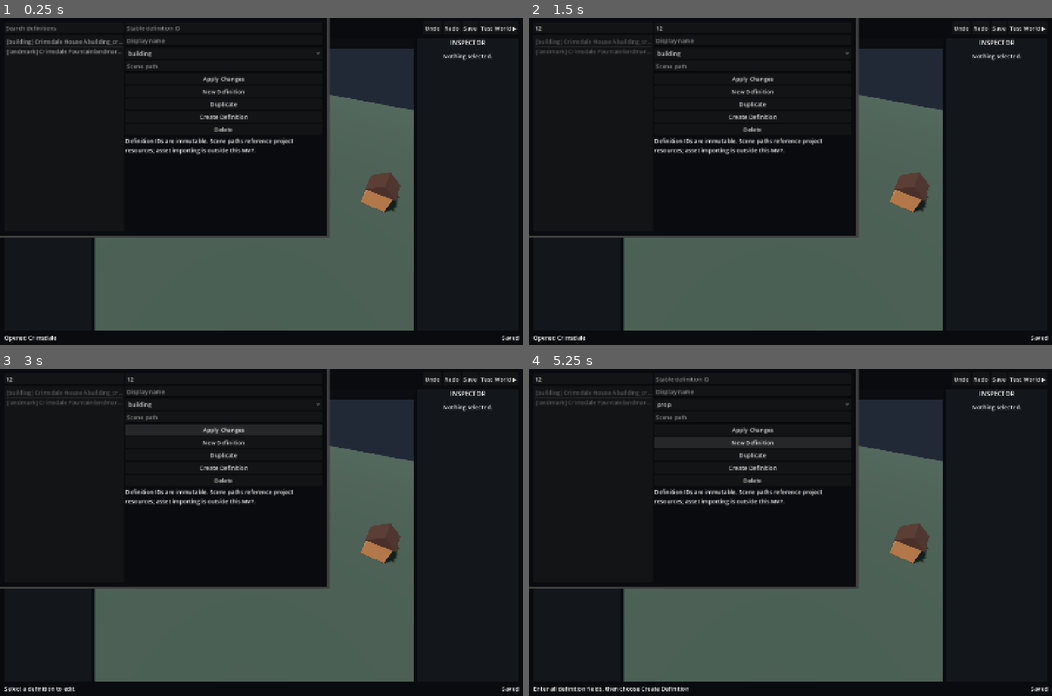
Above: before the commit, frames 1-4 (two rows, left to right).
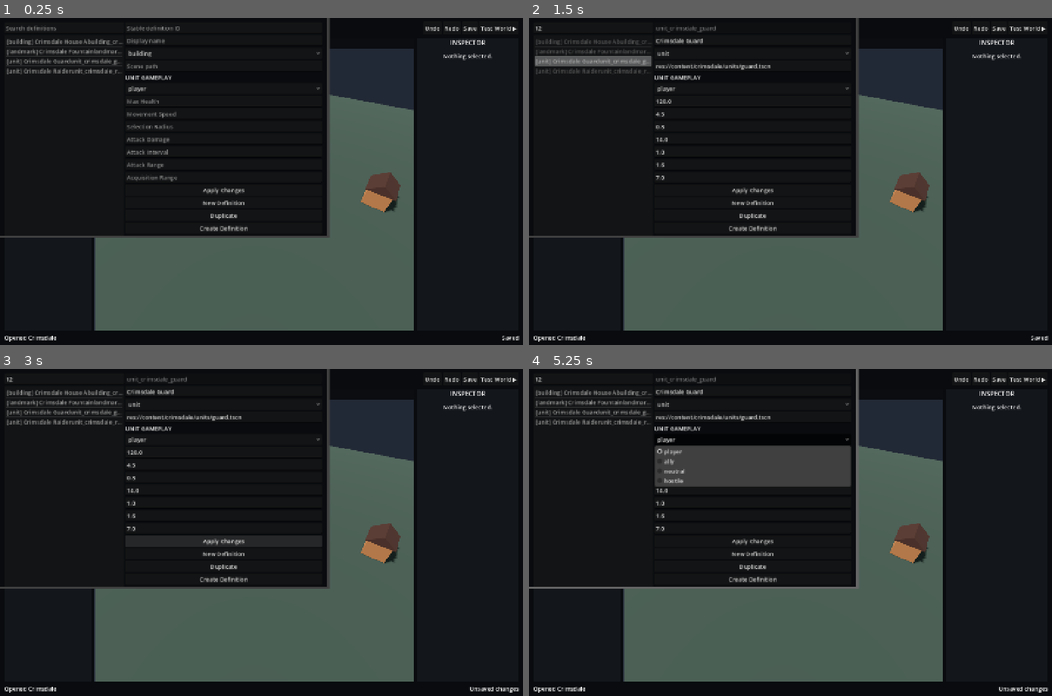
Above: after the commit, the same moments.

Repository: KrillOil/Frontier-World-Editor
Game: Godot game, scene res://src/app/editor_shell.tscn
The game is run twice, just before and just after one commit, with the same random seed, the same clock (stepped at 60 frames per second) and the same inputs.
Inputs (mouse positions are in pixels of both pictures, inside the frame that each line leads up to):
- Up to frame 1 (0.25 s): no input
- Up to frame 2 (1.5 s): click (576, 57) at 0.52 s; type "12" at 0.6 s; click (591, 27) at 0.75 s; type "12" at 0.83 s; click (753, 27) at 0.98 s; type "12" at 1.07 s; click (576, 138) at 1.25 s, where only the run after the commit has a clickable "Crimsdale Guard"
- Up to frame 3 (3 s): click (47, 499) at 2 s, where only the run after the commit has a clickable "Crimsdale Raider"; click "Apply Changes" at 2.75 s
- Up to frame 4 (5.25 s): click (753, 404) at 3.5 s, where only the run after the commit has a clickable "unit"; click "Duplicate" at 4.25 s; click (753, 440) at 5 s, where only the run after the commit has a clickable "player"

The runs differ from the first frame. In frame 1, 2.4% of the frame differs, in the area x 1-62%, y 11-66%; in frame 2, 2.9%; in frame 3, 5.0%; in frame 4, 9.0%, in the area x 0-100%, y 0-99%.

Commit message:
Author playable unit definitions

Diff:
--- /dev/null
+++ b/content/crimsdale/units/guard.tscn
@@ -0,0 +1,15 @@
+[gd_scene load_steps=3 format=3]
+
+[sub_resource type="StandardMaterial3D" id="Material"]
+albedo_color = Color(0.16, 0.42, 0.82, 1)
+
+[sub_resource type="CapsuleMesh" id="Mesh"]
+radius = 0.45
+height = 1.8
+
+[node name="Guard" type="Node3D"]
+
+[node name="Body" type="MeshInstance3D" parent="."]
+position = Vector3(0, 0.9, 0)
+mesh = SubResource("Mesh")
+material_override = SubResource("Material")
--- /dev/null
+++ b/content/crimsdale/units/raider.tscn
@@ -0,0 +1,15 @@
+[gd_scene load_steps=3 format=3]
+
+[sub_resource type="StandardMaterial3D" id="Material"]
+albedo_color = Color(0.72, 0.16, 0.13, 1)
+
+[sub_resource type="CapsuleMesh" id="Mesh"]
+radius = 0.48
+height = 1.9
+
+[node name="Raider" type="Node3D"]
+
+[node name="Body" type="MeshInstance3D" parent="."]
+position = Vector3(0, 0.95, 0)
+mesh = SubResource("Mesh")
+material_override = SubResource("Material")
--- a/schemas/definitions.schema.json
+++ b/schemas/definitions.schema.json
@@ -17,8 +17,18 @@
           "definition_id": { "$ref": "#/$defs/id" },
           "display_name": { "type": "string", "minLength": 1 },
           "category": { "enum": ["building", "prop", "landmark", "unit"] },
-          "scene_path": { "type": "string", "minLength": 1 }
-        }
+          "scene_path": { "type": "string", "minLength": 1 },
+          "owner": { "enum": ["player", "ally", "neutral", "hostile"] },
+          "max_health": { "type": "number", "exclusiveMinimum": 0 },
+          "movement_speed": { "type": "number", "exclusiveMinimum": 0 },
+          "selection_radius": { "type": "number", "exclusiveMinimum": 0 },
+          "attack_damage": { "type": "number", "minimum": 0 },
+          "attack_interval": { "type": "number", "exclusiveMinimum": 0 },
+          "attack_range": { "type": "number", "exclusiveMinimum": 0 },
+          "acquisition_range": { "type": "number", "exclusiveMinimum": 0 }
+        },
+        "if": { "properties": { "category": { "const": "unit" } }, "required": ["category"] },
+        "then": { "required": ["owner", "max_health", "movement_speed", "selection_radius", "attack_damage", "attack_interval", "attack_range", "acquisition_range"] }
       }
     }
   },
--- a/src/app/editor_shell.gd
+++ b/src/app/editor_shell.gd
@@ -26,6 +26,8 @@
 var definition_name: LineEdit
 var definition_category: OptionButton
 var definition_scene: LineEdit
+var definition_owner: OptionButton
+var unit_fields: Dictionary = {}
 var mouse_position := Vector2.ZERO
 var creating_definition := false
 var moving_instance := false
@@ -479,6 +481,16 @@
 		definition_category.add_item(category)
 	form.add_child(definition_category)
 	definition_scene = _add_field(form, "Scene path")
+	var unit_heading := Label.new()
+	unit_heading.text = "UNIT GAMEPLAY"
+	form.add_child(unit_heading)
+	definition_owner = OptionButton.new()
+	for owner in WorldPackageScript.OWNERS:
+		definition_owner.add_item(owner)
+	form.add_child(definition_owner)
+	for field in WorldPackageScript.UNIT_FIELDS:
+		if field != "owner":
+			unit_fields[field] = _add_field(form, field.replace("_", " ").capitalize())
 	_add_button(form, "Apply Changes", apply_definition_changes)
 	_add_button(form, "New Definition", prepare_new_definition)
 	_add_button(form, "Duplicate", prepare_duplicate_definition)
@@ -540,6 +552,7 @@
 	definition_name.text = definition.display_name
 	definition_category.select(WorldPackageScript.CATEGORIES.find(definition.category))
 	definition_scene.text = definition.scene_path
+	_load_unit_fields(definition)
 
 
 func apply_definition_changes() -> void:
@@ -548,7 +561,10 @@
 		status("Select a definition to edit")
 		return
 	var definition: Dictionary = package.find_definition(definition_list.get_item_metadata(selected[0]))
-	package.update_definition(definition.definition_id, {"display_name": definition_name.text, "category": definition_category.get_item_text(definition_category.selected), "scene_path": definition_scene.text})
+	var changes := {"display_name": definition_name.text, "category": definition_category.get_item_text(definition_category.selected), "scene_path": definition_scene.text}
+	if changes.category == "unit":
+		changes.merge(_unit_form_data())
+	package.update_definition(definition.definition_id, changes)
 	refresh_all()
 
 
@@ -563,6 +579,7 @@
 	definition_name.text = source.display_name + " Copy"
 	definition_category.select(WorldPackageScript.CATEGORIES.find(source.category))
 	definition_scene.text = source.scene_path
+	_load_unit_fields(source)
 	status("Review the duplicate ID, then choose Create Definition")
 
 
@@ -574,6 +591,7 @@
 	definition_name.text = ""
 	definition_category.select(1)
 	definition_scene.text = ""
+	_load_unit_fields({})
 	status("Enter all definition fields, then choose Create Definition")
 
 
@@ -581,12 +599,15 @@
 	if not creating_definition:
 		status("Choose New Definition or Duplicate first")
 		return
-	var created := package.create_definition({
+	var definition := {
 		"definition_id": definition_id_field.text,
 		"display_name": definition_name.text,
 		"category": definition_category.get_item_text(definition_category.selected),
 		"scene_path": definition_scene.text,
-	})
+	}
+	if definition.category == "unit":
+		definition.merge(_unit_form_data())
+	var created := package.create_definition(definition)
 	if not created:
 		show_errors()
 		return
@@ -594,6 +615,20 @@
 	definition_id_field.editable = false
 	refresh_all()
 	status("Created definition '%s'" % definition_id_field.text)
+
+
+func _load_unit_fields(definition: Dictionary) -> void:
+	definition_owner.select(maxi(0, WorldPackageScript.OWNERS.find(definition.get("owner", "player"))))
+	var defaults := {"max_health": 100.0, "movement_speed": 4.0, "selection_radius": 0.8, "attack_damage": 10.0, "attack_interval": 1.0, "attack_range": 1.5, "acquisition_range": 7.0}
+	for field in unit_fields:
+		unit_fields[field].text = str(definition.get(field, defaults[field]))
+
+
+func _unit_form_data() -> Dictionary:
+	var data := {"owner": definition_owner.get_item_text(definition_owner.selected)}
+	for field in unit_fields:
+		data[field] = float(unit_fields[field].text)
+	return data
 
 
 func delete_definition() -> void:
--- a/src/domain/world_package.gd
+++ b/src/domain/world_package.gd
@@ -4,6 +4,8 @@
 const FORMAT_VERSION := 1
 const CATEGORIES := ["building", "prop", "landmark", "unit"]
 const ID_PATTERN := "^[a-z][a-z0-9_]*$"
+const UNIT_FIELDS := ["owner", "max_health", "movement_speed", "selection_radius", "attack_damage", "attack_interval", "attack_range", "acquisition_range"]
+const OWNERS := ["player", "ally", "neutral", "hostile"]
 
 var package_path := ""
 var definitions: Array[Dictionary] = []
@@ -85,7 +87,10 @@
 		if not definition is Dictionary:
 			failures.append("%s must be an object" % context)
 			continue
-		_validate_keys(definition, ["definition_id", "display_name", "category", "scene_path"], context, failures)
+		var allowed_fields := ["definition_id", "display_name", "category", "scene_path"]
+		if definition.get("category") == "unit":
+			allowed_fields.append_array(UNIT_FIELDS)
+		_validate_keys(definition, allowed_fields, context, failures)
 		var definition_id: String = definition.get("definition_id", "")
 		if not _valid_id(definition_id):
 			failures.append("%s.definition_id is invalid" % context)
@@ -99,6 +104,8 @@
 			failures.append("%s.category is unsupported" % context)
 		if not definition.get("scene_path") is String or definition.get("scene_path", "").is_empty():
 			failures.append("%s.scene_path is required" % context)
+		if definition.get("category") == "unit":
+			_validate_unit_definition(definition, context, failures)
 
 	var instance_ids := {}
 	for index in world_document.objects.size():
@@ -168,10 +175,32 @@
 		errors = ["Unknown definition '%s'" % definition_id]
 		return false
 	_snapshot()
-	for key in ["display_name", "category", "scene_path"]:
+	for key in ["display_name", "category", "scene_path"] + UNIT_FIELDS:
 		if changes.has(key):
 			definition[key] = changes[key]
-	return _accept_change()
+	for key in UNIT_FIELDS:
+		if definition.get("category") != "unit":
+			definition.erase(key)
+	return _accept_change()
+
+
+func _validate_unit_definition(definition: Dictionary, context: String, failures: Array[String]) -> void:
+	for field in UNIT_FIELDS:
+		if not definition.has(field):
+			failures.append("%s: missing required unit field '%s'" % [context, field])
+	if definition.get("owner") not in OWNERS:
+		failures.append("%s.owner must be player, ally, neutral, or hostile" % context)
+	for field in ["max_health", "movement_speed", "selection_radius", "attack_interval", "attack_range", "acquisition_range"]:
+		var value: Variant = definition.get(field)
+		if (not value is int and not value is float) or float(value) <= 0.0:
+			failures.append("%s.%s must be greater than zero" % [context, field])
+	var damage: Variant = definition.get("attack_damage")
+	if (not damage is int and not damage is float) or float(damage) < 0.0:
+		failures.append("%s.attack_damage must be zero or greater" % context)
+	if definition.get("attack_range") is int or definition.get("attack_range") is float:
+		if definition.get("acquisition_range") is int or definition.get("acquisition_range") is float:
+			if float(definition.acquisition_range) < float(definition.attack_range):
+				failures.append("%s.acquisition_range must be at least attack_range" % context)
 
 
 func delete_definition(definition_id: String) -> bool:
--- a/tests/test_editor_integration.gd
+++ b/tests/test_editor_integration.gd
@@ -17,7 +17,11 @@
 	_check(editor.package.world.get("world_id") == "crimsdale", "Editor opens Crimsdale")
 	_check(editor.world_root.get_node_or_null("crimsdale_fountain_001") != null, "Fountain preview is created")
 	_check(editor.world_root.get_node_or_null("crimsdale_house_001") != null, "House preview is created")
-	_check(editor.definition_list.item_count == 2, "Object Editor lists fixture definitions")
+	_check(editor.definition_list.item_count == 4, "Object Editor lists world and unit definitions")
+	var guard: Dictionary = editor.package.find_definition("unit_crimsdale_guard")
+	_check(guard.owner == "player" and guard.max_health == 120.0, "Crimsdale guard exposes authored gameplay fields")
+	editor.load_definition_form(2 if editor.definition_list.get_item_metadata(2) == "unit_crimsdale_guard" else 3)
+	_check(editor.unit_fields.max_health.text == "120.0", "Object Editor loads unit gameplay values")
 
 	editor.prepare_new_definition()
 	editor.definition_id_field.text = "prop_test_marker"
--- a/tests/test_world_package.gd
+++ b/tests/test_world_package.gd
@@ -14,6 +14,13 @@
 	_check(package.load_from_directory(temporary_package), "Crimsdale fixture loads")
 	_check(package.validate().is_empty(), "Crimsdale fixture validates")
 	_check(package.resource_errors().is_empty(), "Crimsdale preview resources resolve")
+	var guard: Dictionary = package.find_definition("unit_crimsdale_guard")
+	_check(guard.owner == "player" and guard.attack_damage == 14.0, "Unit gameplay definition loads")
+	var invalid_guard := guard.duplicate(true)
+	invalid_guard.max_health = 0.0
+	var invalid_definitions: Array[Dictionary] = package.definitions.duplicate(true)
+	invalid_definitions[invalid_definitions.find(guard)] = invalid_guard
+	_check(package.validate_data({"format_version": 1, "definitions": invalid_definitions}, package.world).any(func(message): return "max_health" in message), "Invalid unit health is rejected")
 
 	var duplicate_definitions := {"format_version": 1, "definitions": package.definitions.duplicate(true)}
 	duplicate_definitions.definitions.append(package.definitions[0].duplicate(true))
--- a/worlds/crimsdale/definitions.json
+++ b/worlds/crimsdale/definitions.json
@@ -12,6 +12,34 @@
       "display_name": "Crimsdale Fountain",
       "category": "landmark",
       "scene_path": "res://content/crimsdale/landmarks/fountain.tscn"
+    },
+    {
+      "definition_id": "unit_crimsdale_guard",
+      "display_name": "Crimsdale Guard",
+      "category": "unit",
+      "scene_path": "res://content/crimsdale/units/guard.tscn",
+      "owner": "player",
+      "max_health": 120.0,
+      "movement_speed": 4.5,
+      "selection_radius": 0.8,
+      "attack_damage": 14.0,
+      "attack_interval": 1.0,
+      "attack_range": 1.6,
+      "acquisition_range": 7.0
+    },
+    {
+      "definition_id": "unit_crimsdale_raider",
+      "display_name": "Crimsdale Raider",
+      "category": "unit",
+      "scene_path": "res://content/crimsdale/units/raider.tscn",
+      "owner": "hostile",
+      "max_health": 85.0,
+      "movement_speed": 3.8,
+      "selection_radius": 0.8,
+      "attack_damage": 9.0,
+      "attack_interval": 1.2,
+      "attack_range": 1.5,
+      "acquisition_range": 8.0
     }
   ]
 }
--- a/worlds/crimsdale/world.json
+++ b/worlds/crimsdale/world.json
@@ -14,6 +14,24 @@
       "definition_id": "building_crimsdale_house_a",
       "position": [14.0, 0.0, -8.0],
       "rotation_y": 90.0
+    },
+    {
+      "instance_id": "crimsdale_guard_001",
+      "definition_id": "unit_crimsdale_guard",
+      "position": [-4.0, 0.0, 4.0],
+      "rotation_y": 0.0
+    },
+    {
+      "instance_id": "crimsdale_guard_002",
+      "definition_id": "unit_crimsdale_guard",
+      "position": [-2.0, 0.0, 5.0],
+      "rotation_y": 0.0
+    },
+    {
+      "instance_id": "crimsdale_raider_001",
+      "definition_id": "unit_crimsdale_raider",
+      "position": [5.0, 0.0, -3.0],
+      "rotation_y": 180.0
     }
   ],
   "spawn_points": [
